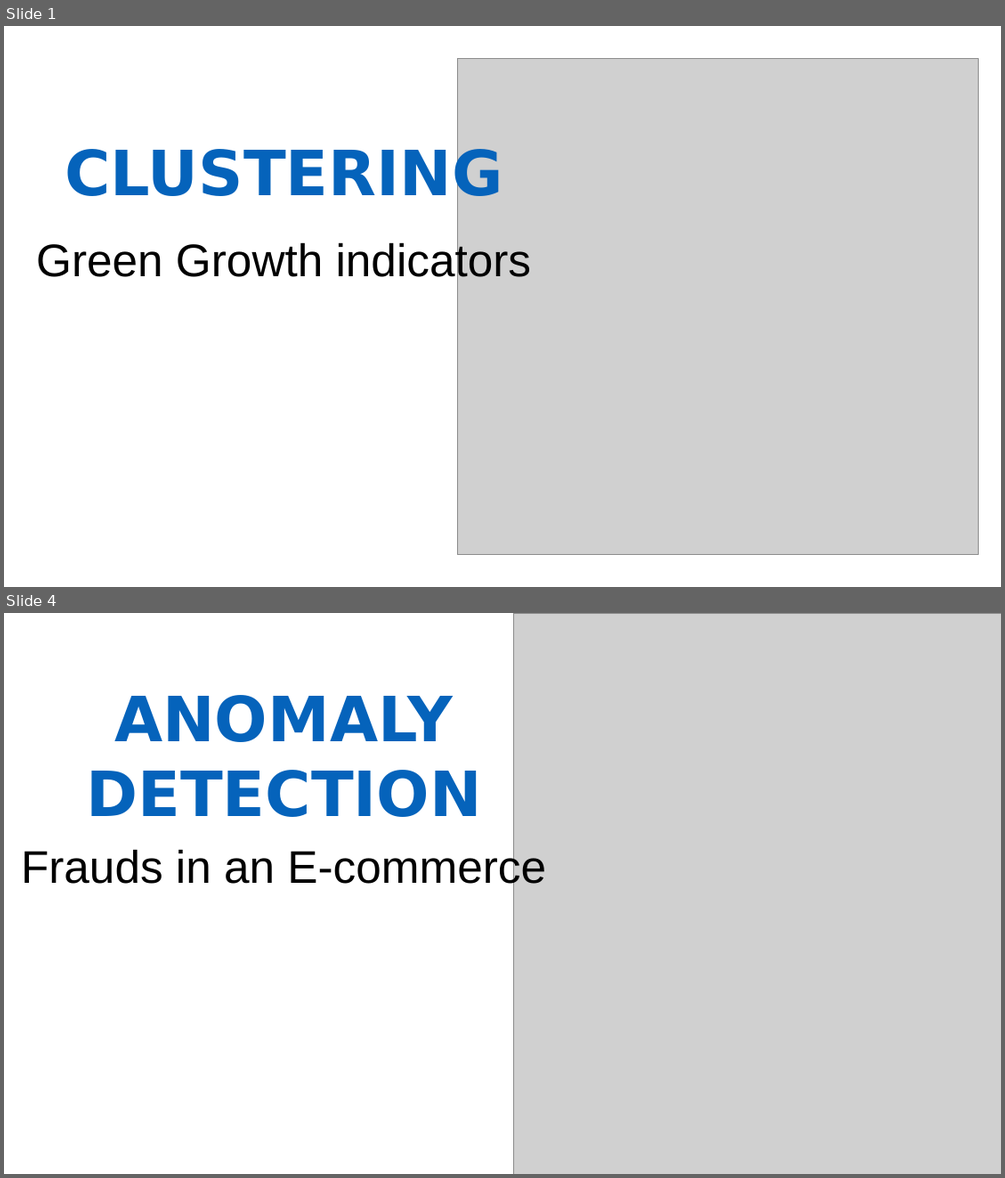
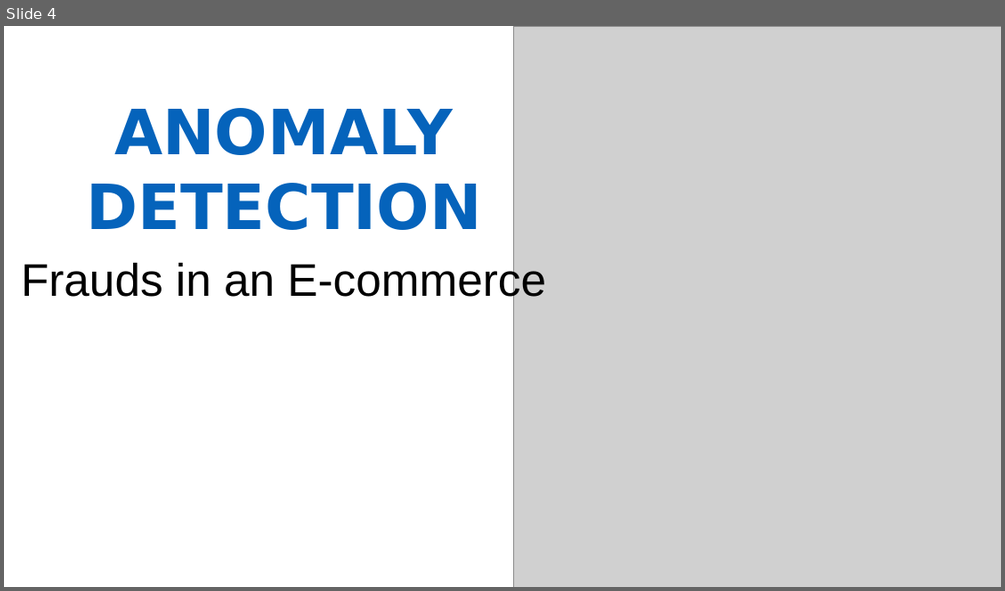
Before and after one commit to diassmatheus/es, a slide deck: assets/img/portfolio/cards-portifolio.pptx. Shown one above the other, each under a label of ours: slides 1 and 4 before the commit, slide 4 after it; the slides between them are not shown. The pictures are 1005x1178 and 1005x591 pixels, drawn with LibreOffice and Linux fonts; fonts in the diff are those of the drawing; grey boxes stand for pictures. Boxes give left, top, right and bottom in pixels: in the first picture for what was removed or moved away, otherwise in the second. Text is boxed around its words. In the diff, an @@ line names an element or a change of style, - is before the commit and + after.

```diff
--- a/assets/img/portfolio/cards-portifolio.pptx
+++ b/assets/img/portfolio/cards-portifolio.pptx
@@ slide 1 removed at <box>4,26,1001,587</box>, background #FFFFFF @@
@@ picture removed at <box>457,58,979,555</box> @@
@@ text removed at <box>65,144,502,208</box> @@
-CLUSTERING
@@ text removed at <box>36,240,532,285</box> @@
-Green Growth indicators
```
Also in this commit, not shown: 1 slide changed, 2 slides added, 1 other slide removed, 7 other files.
